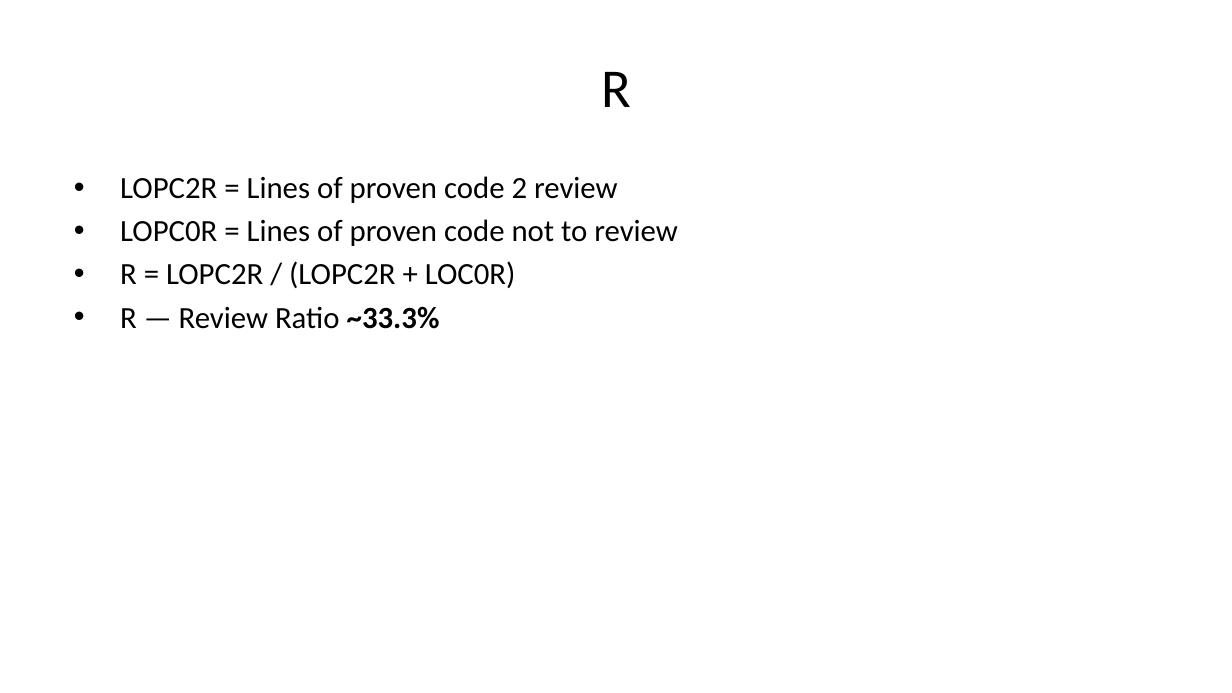
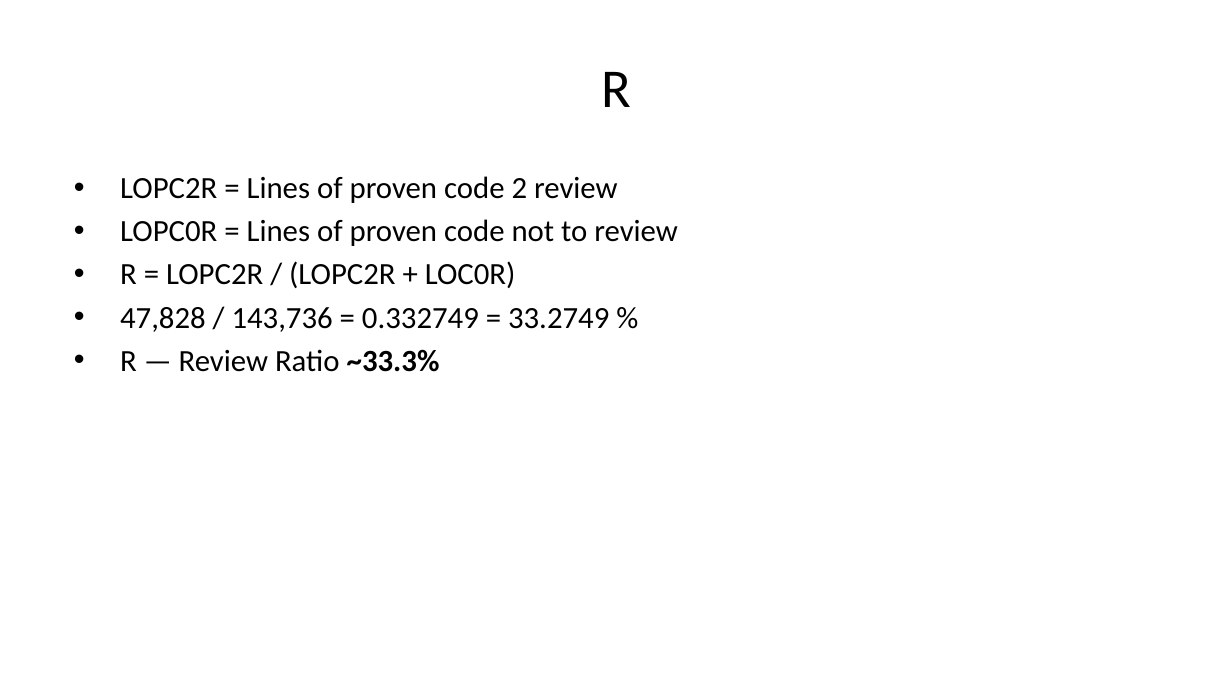
Before and after one commit to briangmilnes/APAS-VERUS, a slide deck: slide 63 of lectures/slidesCMUCS.pptx (slide 62 before the commit). Drawn at 1232x693 pixels with LibreOffice and Linux fonts; fonts in the diff are those of the drawing. Boxes give left, top, right and bottom in pixels: in the first picture for what was removed or moved away, otherwise in the second. Text is boxed around its words. In the diff, an @@ line names an element or a change of style, - is before the commit and + after.

```diff
--- a/lectures/slidesCMUCS.pptx
+++ b/lectures/slidesCMUCS.pptx
@@ text at bbox=[120, 307, 609, 332]: paragraph added @@
+• 47,828 / 143,736 = 0.332749 = 33.2749 %
```
Also in this commit, not shown: 3 other slides changed, 1 slide added, 2 other files.
